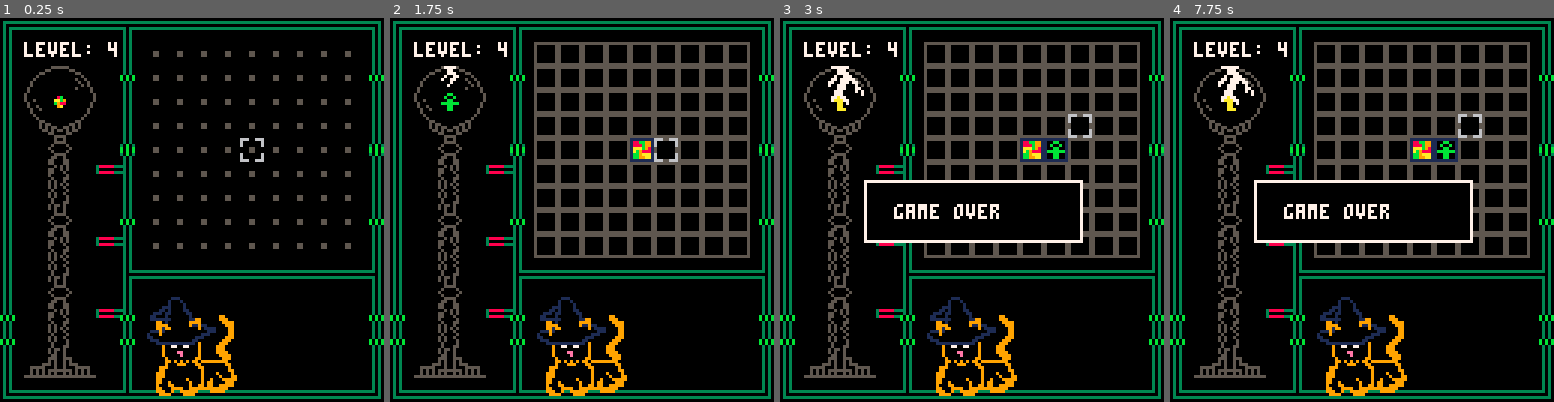
Above: before the commit, frames 1-4 (left to right).
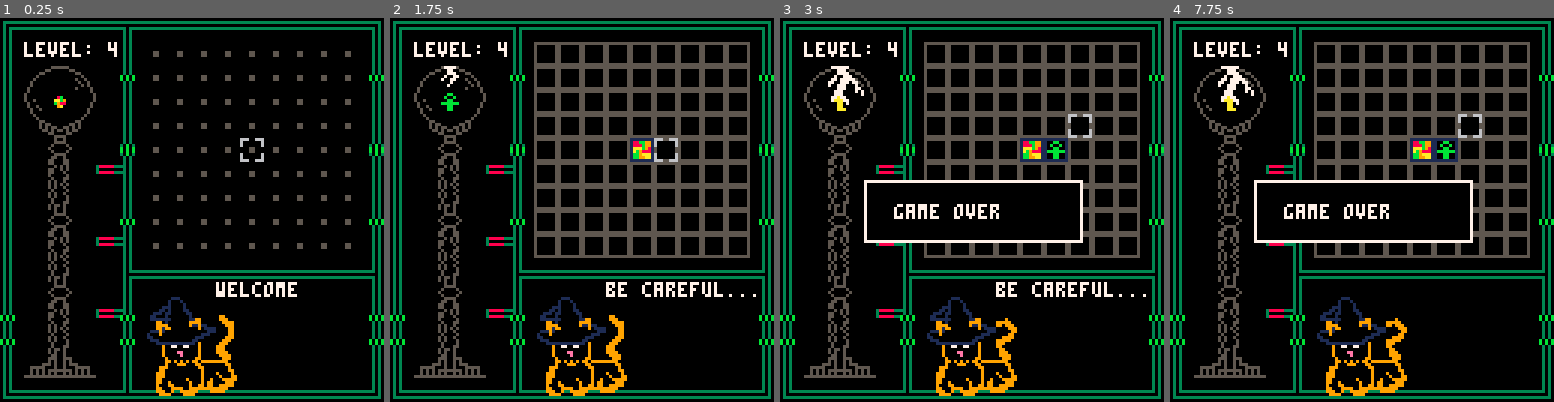
Above: after the commit, the same moments.

Repository: zvxr/wizardcat
Game: PICO-8 cartridge pixiepixie.p8
The game is run twice, just before and just after one commit, with the same random seed, the same clock (stepped at 60 frames per second) and the same inputs.
Inputs:
- Up to frame 1 (0.25 s): no input
- Up to frame 2 (1.75 s): tap X (X key) at 0.33, 1.07 s; tap O (Z key) at 0.7, 1.7 s; hold Right from 1.6 s (still down)
- Up to frame 3 (3 s): tap X (X key) at 1.85, 2.97 s; release Right at 2.1 s; tap O (Z key) at 2.1, 2.5, 2.9 s; hold Up 2.15-2.42 s; hold Right from 2.47 s (still down)
- Up to frame 4 (7.75 s): release Right at 3.03 s; hold Left 3.08-3.58 s; tap O (Z key) every 0.4 s from 3.3 to 7.7 s; hold Down 3.63-3.97 s; hold Right 4.02-4.68 s; tap X (X key) every 1.12 s from 4.08 to 7.43 s; hold Up 4.73-5.03 s; hold Left 5.08-5.68 s; hold Down 5.73-6.03 s; hold Right 6.08-6.58 s; hold Right 6.63-7.13 s; hold Up 7.18-7.45 s; hold Right from 7.5 s (still down)

The runs differ from the first frame. In frame 1, 0.4% of the frame differs, in the area x 56-78%, y 68-73%; in frame 2, 0.5%; in frame 3, 0.7%, in the area x 56-96%, y 68-88%; in frame 4, 0.1%.

Commit message:
add wizard

Diff:
--- a/pixiepixie.p8
+++ b/pixiepixie.p8
@@ -8,6 +8,7 @@
 #include panel.lua
 #include queue.lua
 #include staff.lua
+#include wizard.lua
 
 t=nil
 m=nil
@@ -17,6 +18,7 @@
 sc=0
 s=nil
 ver = "2026.alpha1"
+w=nil
 
 function _draw()
   cls()
@@ -26,6 +28,7 @@
   draw_s()
   draw_t()
   draw_q()
+  draw_w()
   if q.d>=3 then
     rectfill(28,54,100,74,0)
     rect(28,54,100,74,7)
@@ -41,6 +44,7 @@
   init_m()
   init_q()
   init_s()
+  init_w()
 end
 
 function _update()
@@ -48,6 +52,7 @@
   upd_m()
   upd_q()
   upd_s()
+  upd_w()
 end
 
 __gfx__
@@ -160,8 +165,8 @@
 2e0000000a0f0000000000000000003e00000000000000000000000000000000000000000000000000000000000000000000000000000000000000000000000000000000000000000000000000000000000000000000000000000000000000000000000000000000000000000000000000000000000000000000000000000000
 2e000000001e3a3a3a3a3a3a3a3a3a1f00000000000000000000000000000000000000000000000000000000000000000000000000000000000000000000000000000000000000000000000000000000000000000000000000000000000000000000000000000000000000000000000000000000000000000000000000000000
 2e000000002e00b4000000000000003e00000000000000000000000000000000000000000000000000000000000000000000000000000000000000000000000000000000000000000000000000000000000000000000000000000000000000000000000000000000000000000000000000000000000000000000000000000000
-2c0000000a0e8081828300000000002d00000000000000000000000000000000000000000000000000000000000000000000000000000000000000000000000000000000000000000000000000000000000000000000000000000000000000000000000000000000000000000000000000000000000000000000000000000000
-2c000000002c9091929300000000002d00000000000000000000000000000000000000000000000000000000000000000000000000000000000000000000000000000000000000000000000000000000000000000000000000000000000000000000000000000000000000000000000000000000000000000000000000000000
+2c0000000a0e8081820000000000002d00000000000000000000000000000000000000000000000000000000000000000000000000000000000000000000000000000000000000000000000000000000000000000000000000000000000000000000000000000000000000000000000000000000000000000000000000000000
+2c000000002c9000920000000000002d00000000000000000000000000000000000000000000000000000000000000000000000000000000000000000000000000000000000000000000000000000000000000000000000000000000000000000000000000000000000000000000000000000000000000000000000000000000
 2e150017002ea0a1a2a300000000003e00000000000000000000000000000000000000000000000000000000000000000000000000000000000000000000000000000000000000000000000000000000000000000000000000000000000000000000000000000000000000000000000000000000000000000000000000000000
 393a3a3a3a3fb0b1b2b33a3a3a3a3a3b00000000000000000000000000000000000000000000000000000000000000000000000000000000000000000000000000000000000000000000000000000000000000000000000000000000000000000000000000000000000000000000000000000000000000000000000000000000
 0100000000000000000000000000000001000000000000000000000000000000000000000000000000000000000000000000000000000000000000000000000000000000000000000000000000000000000000000000000000000000000000000000000000000000000000000000000000000000000000000000000000000000
--- a/queue.lua
+++ b/queue.lua
@@ -16,6 +16,9 @@
  pop_q()
  fill_q()
  q.d+=1
+ if q.d==2 then
+  put_w(102,60)
+ end
  sfx(6)
 end
 
--- a/staff.lua
+++ b/staff.lua
@@ -38,7 +38,7 @@
 end
 
 function init_s()
- s={a=0,o=0}
+ s={a=0,o=0,t=0}
 end
 
 function upd_s()
@@ -50,4 +50,9 @@
   return
   end
  s.o+=1
+
+ if s.t==0 and count_mt()>=64 then
+  put_w(103,60)
+  s.t=1
+ end
 end
--- /dev/null
+++ b/wizard.lua
@@ -0,0 +1,75 @@
+function draw_w()
+ if w.a<0 then
+  spr(132,72,96)
+  spr(148,72,104)
+ elseif w.a>0 then
+  spr(133,72,96)
+  spr(149,72,104)
+ else
+  spr(131,72,96)
+  spr(147,72,104)
+ end
+ if w.ae>0 then
+  spr(164,56,104)
+ else
+  spr(145,56,104)
+ end
+ if w.m>0 then
+  print(get_wm(w.m),72,88,7)
+ end
+end
+
+function init_w()
+ w={a=0,ae=0,am=60,m=101,o=0,oe=0}
+end
+
+function get_wm(m)
+ if m==101 then return "welcome" end
+ if m==102 then return "be careful..." end
+ if m==103 then return "almost there" end
+ if m==201 then return "i like minnows." end
+ if m==202 then return "magic is cool." end
+ if m==203 then return "meow" end
+end
+
+function put_w(m,am)
+ w.m=m
+ w.am=am
+end
+
+function upd_w()
+ if w.a<0 then
+  w.a+=1
+ elseif w.a>0 then
+  w.a-=1
+ elseif rnd(5000)<1+w.o then
+  w.a=rnd(2)<1 and -55 or 55
+  w.o=0
+  return
+ end
+ w.o+=1
+
+ if w.ae>0 then
+  w.ae-=1
+ elseif rnd(10000)<1+w.oe then
+  w.ae=24
+  w.oe=0
+  return
+ end
+ w.oe+=1
+
+ if w.am>0 then
+  w.am-=1
+  if w.am==0 then
+   w.m=0
+  end
+ elseif w.m==0 then
+  if rnd(10000)<1 then
+   put_w(201,60)
+  elseif rnd(10000)<1 then
+   put_w(202,60)
+  elseif rnd(4000)<1 then
+   put_w(203,60)
+  end
+ end
+end
Not shown, changed: DOCS.md
